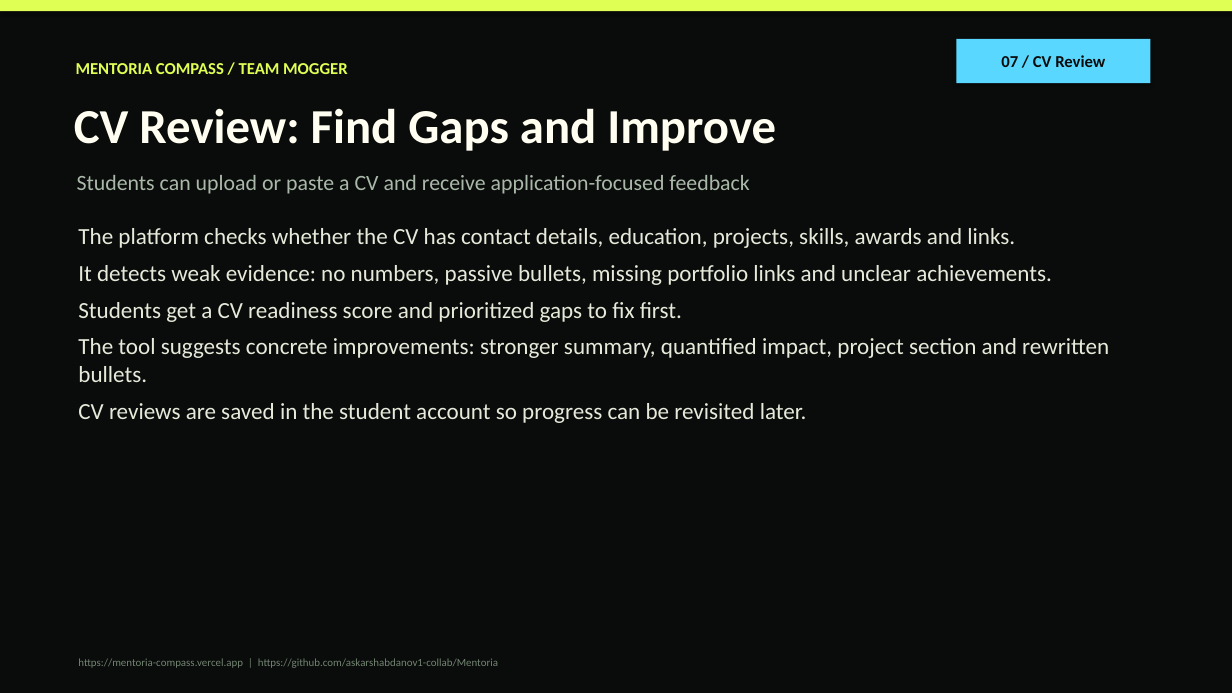
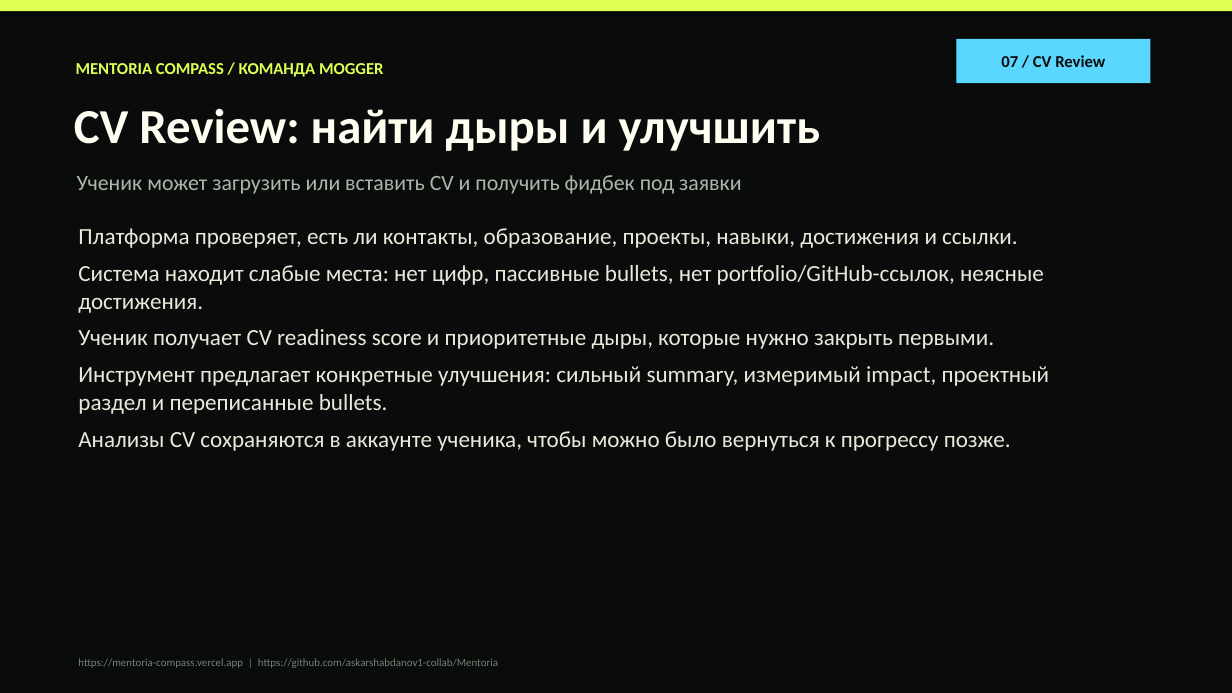
Before and after one commit to askarshabdanov1-collab/Mentoria, a slide deck: slide 7 of Mentoria_Compass_Mogger_Presentation.pptx. Drawn at 1232x693 pixels with LibreOffice and Linux fonts; fonts in the diff are those of the drawing. Boxes give left, top, right and bottom in pixels: in the first picture for what was removed or moved away, otherwise in the second. Text is boxed around its words. In the diff, an @@ line names an element or a change of style, - is before the commit and + after.

```diff
--- a/Mentoria_Compass_Mogger_Presentation.pptx
+++ b/Mentoria_Compass_Mogger_Presentation.pptx
@@ text at (76,63,384,77): text changed @@
-MENTORIA COMPASS / TEAM MOGGER
+MENTORIA COMPASS / КОМАНДА MOGGER
@@ text at (74,108,820,151): text changed @@
-CV Review: Find Gaps and Improve
+CV Review: найти дыры и улучшить
@@ text at (77,175,741,194): text changed @@
-Students can upload or paste a CV and receive application-focused feedback
+Ученик может загрузить или вставить CV и получить фидбек под заявки
@@ text at (78,228,1050,451): text changed @@
-The platform checks whether the CV has contact details, education, projects, skills, awards and links.
-It detects weak evidence: no numbers, passive bullets, missing portfolio links and unclear achievements.
-Students get a CV readiness score and prioritized gaps to fix first.
-The tool suggests concrete improvements: stronger summary, quantified impact, project section and rewritten bullets.
-CV reviews are saved in the student account so progress can be revisited later.
+Платформа проверяет, есть ли контакты, образование, проекты, навыки, достижения и ссылки.
+Система находит слабые места: нет цифр, пассивные bullets, нет portfolio/GitHub-ссылок, неясные достижения.
+Ученик получает CV readiness score и приоритетные дыры, которые нужно закрыть первыми.
+Инструмент предлагает конкретные улучшения: сильный summary, измеримый impact, проектный раздел и переписанные bullets.
+Анализы CV сохраняются в аккаунте ученика, чтобы можно было вернуться к прогрессу позже.
```
Also in this commit, not shown: 8 other slides changed, 1 slide added, 1 slide removed, 2 other files.
